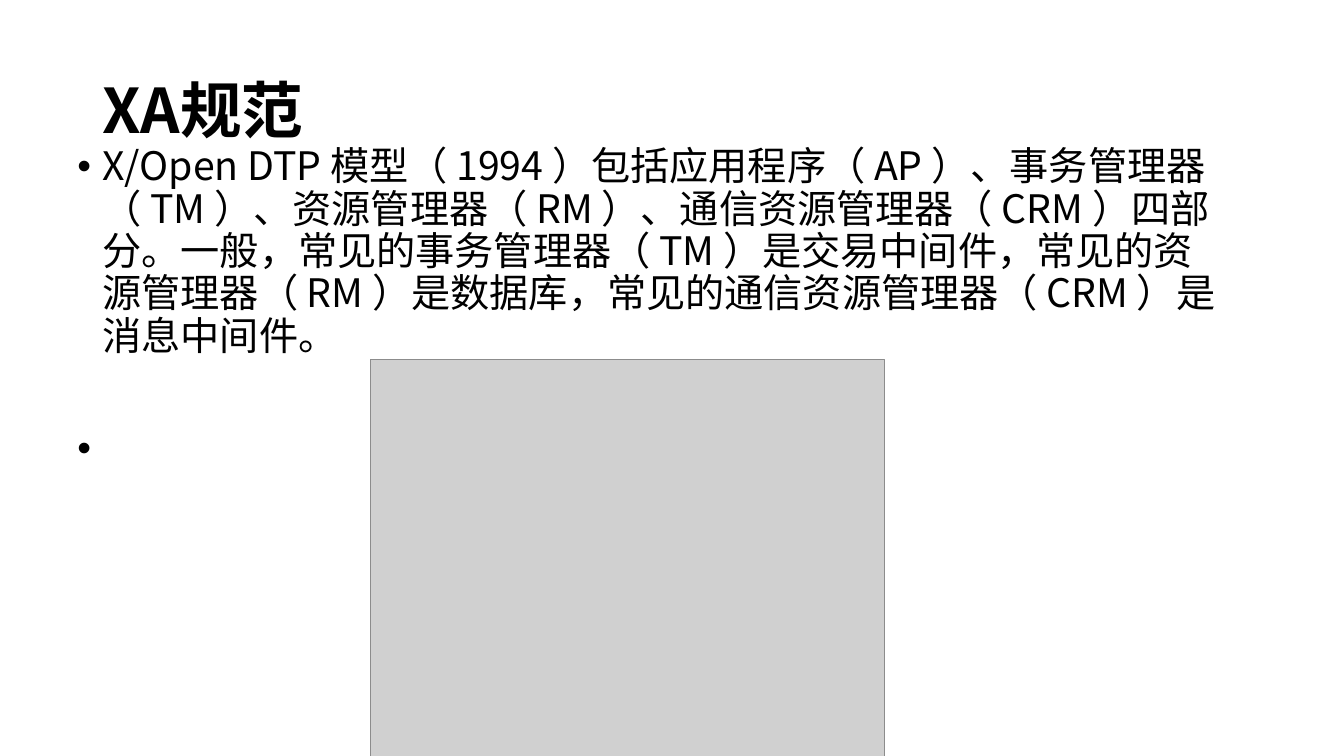
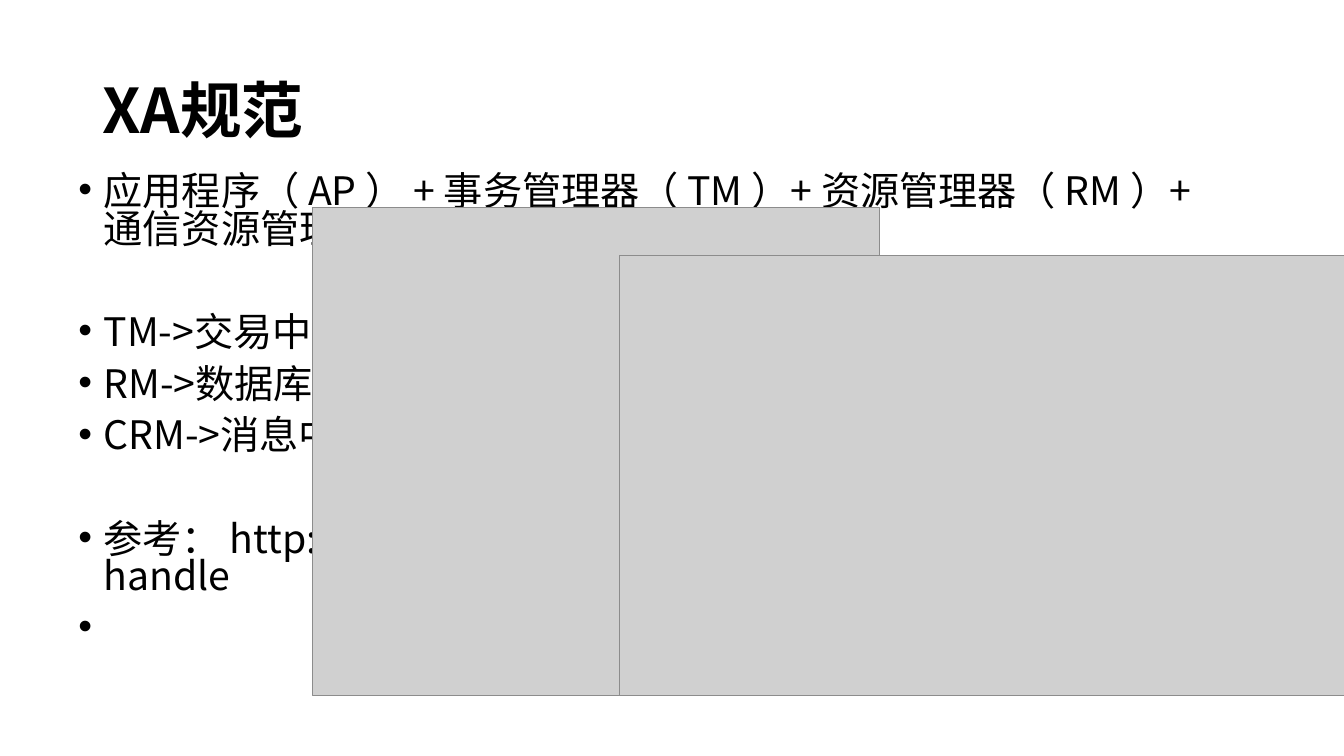
Before and after one commit to courage89/xa_presentation, a slide deck: slide 8 of 分布式事务.pptx (slide 12 before the commit). Drawn at 1344x756 pixels with LibreOffice and Linux fonts; fonts in the diff are those of the drawing; grey boxes stand for pictures. Boxes give left, top, right and bottom in pixels: in the first picture for what was removed or moved away, otherwise in the second. Text is boxed around its words. In the diff, an @@ line names an element or a change of style, - is before the commit and + after.

```diff
--- a/分布式事务.pptx
+++ b/分布式事务.pptx
@@ text at [104, 171, 1151, 591]: text changed @@
-• X/Open DTP 模型（ 1994 ）包括应用程序（ AP ）、事务管理器（ TM ）、资源管理器（ RM ）、通信资源管理器（ CRM ）四部分。一般，常见的事务管理器（ TM ）是交易中间件，常见的资源管理器（ RM ）是数据库，常见的通信资源管理器（ CRM ）是消息中间件。
+• 应用程序（ AP ） + 事务管理器（ TM ）+ 资源管理器（ RM ）+ 通信资源管理器（ CRM ）
+• TM->交易中间件
+• RM->数据库
+• CRM->消息中间件
+• 参考： http://www.infoq.com/cn/articles/xa-transactions-handle
@@ picture: place and size @@
-picture at [370, 360, 884, 756]
+picture at [313, 207, 880, 696]
@@ picture added at [620, 256, 1344, 696] @@
```
Also in this commit, not shown: 5 other slides changed, 1 slide added, 1 slide removed.
